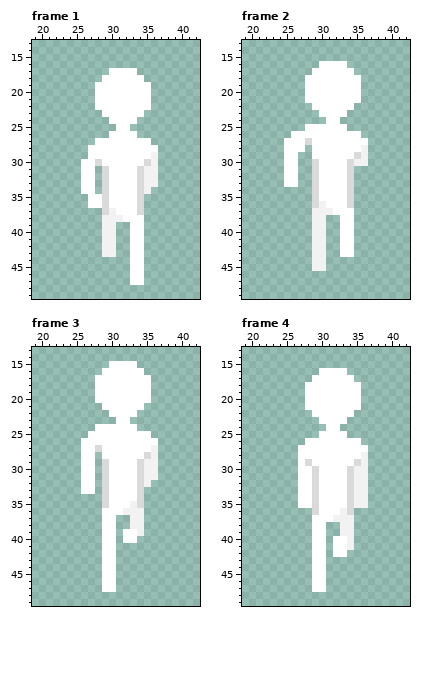
One commit to this pixel-art file: Assets/Art/Characters/Player/Run/Player_Run_Up.aseprite. The picture above is the old version.
64x64 pixels, 8 frames. Shown: frame 1: x 19..42, y 13..49; frame 2: x 19..42, y 13..49; frame 3: x 19..42, y 13..49; frame 4: x 19..42, y 13..49. The commit also changed other frames, which this record leaves out.
And afterwards:
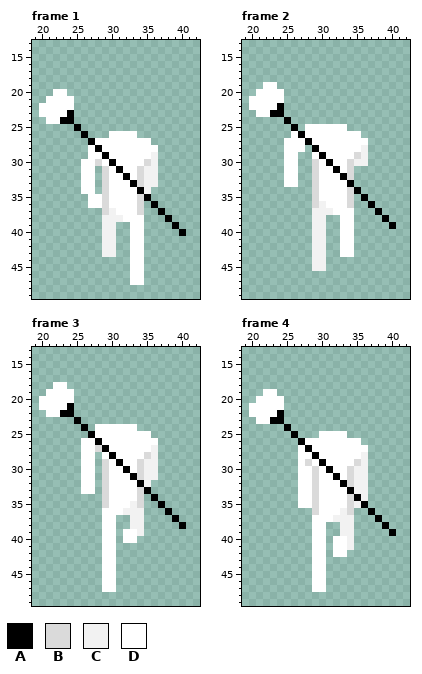
Palette (. is transparent): A #000000  B #dadada  C #f2f2f2  D #ffffff
Commit: Added Weapon Run Animations
Difference:
layer "Skin/Head" now hidden
layer "Weapons/Staff" now shown
Changed rows in their new state; - is an unchanged pixel.
Frame 1:
first column x 20:
17 ----------....-------
18 ---------......------
19 --------........-----
20 --DD----........-----
21 -DDDD---........-----
22 DDDDD---........-----
23 DDDDA----......------
24 -DDAA-----....-------
25 -----A-----..--------
26 ------A--------------
27 -------A-------------
28 --------A------------
29 ---------A-----------
30 ----------A----------
31 -----------A---------
32 ------------A--------
33 -------------A-------
34 --------------A------
35 ---------------A-----
36 ----------------A----
37 -----------------A---
38 ------------------A--
39 -------------------A-
40 --------------------A
Frame 2:
first column x 20:
16 ----------....-------
17 ---------......------
18 --------........-----
19 --DD----........-----
20 -DDDD---........-----
21 DDDDD---........-----
22 DDDDA----......------
23 -DDAA-----....-------
24 -----A-----..--------
25 ------A--------------
26 -------A-------------
27 --------A------------
28 ---------A-----------
29 ----------A----------
30 -----------A---------
31 ------------A--------
32 -------------A-------
33 --------------A------
34 ---------------A-----
35 ----------------A----
36 -----------------A---
37 ------------------A--
38 -------------------A-
39 --------------------A
Frame 3:
first column x 20:
15 ----------....-------
16 ---------......------
17 --------........-----
18 --DD----........-----
19 -DDDD---........-----
20 DDDDD---........-----
21 DDDDA----......------
22 -DDAA-----....-------
23 -----A-----..--------
24 ------A--------------
25 -------A-------------
26 --------A------------
27 ---------A-----------
28 ----------A----------
29 -----------A---------
30 ------------A--------
31 -------------A-------
32 --------------A------
33 ---------------A-----
34 ----------------A----
35 -----------------A---
36 ------------------A--
37 -------------------A-
38 --------------------A
Frame 4: the same change as frame 2
